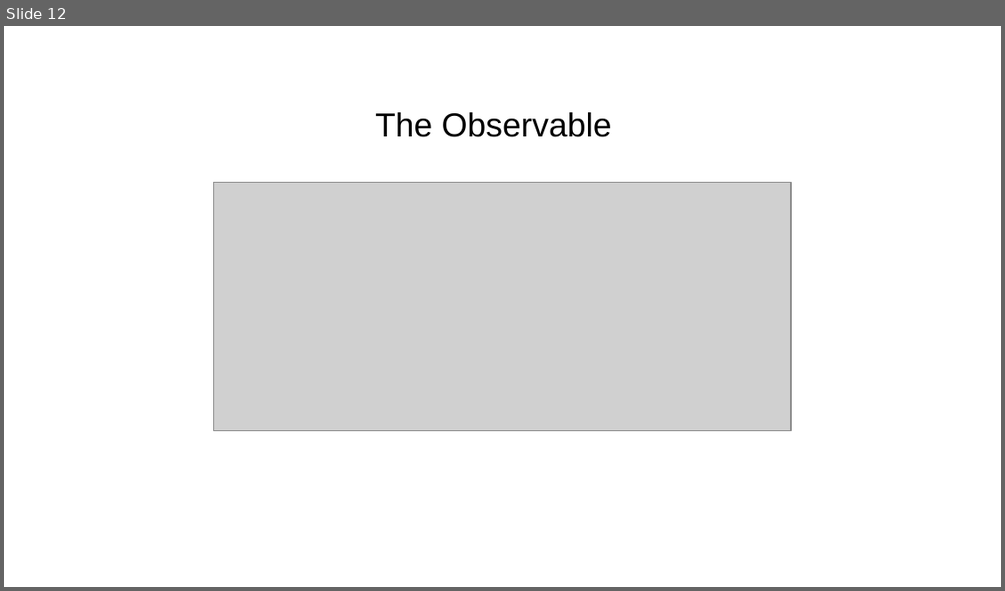
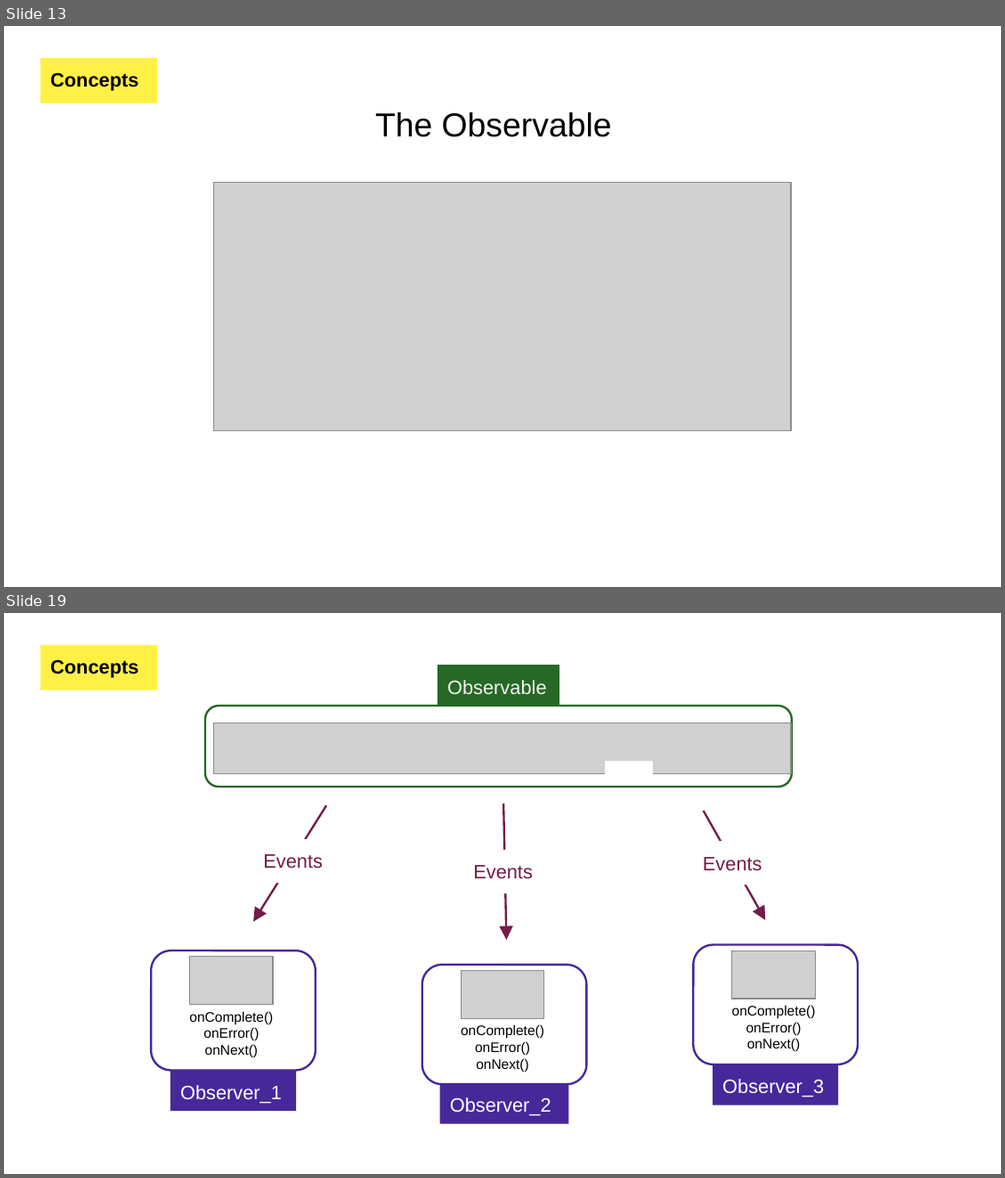
Before and after one commit to luciapayo/DroidconPresentation, a slide deck: Presentation/DroidconRx.potx.pptx. Shown one above the other, each under a label of ours: slide 12 before the commit, slides 13 and 19 after it; the slides between them are not shown. The pictures are 1005x591 and 1005x1178 pixels, drawn with LibreOffice and Linux fonts; fonts in the diff are those of the drawing; grey boxes stand for pictures; background and template pictures are left out. Boxes give left, top, right and bottom in pixels: in the first picture for what was removed or moved away, otherwise in the second. Text is boxed around its words. In the diff, an @@ line names an element or a change of style, - is before the commit and + after.

```diff
--- a/Presentation/DroidconRx.potx.pptx
+++ b/Presentation/DroidconRx.potx.pptx
@@ slide 19 added at <box>4,613,1001,1174</box>, background picture (left out) @@
@@ rectangle added at <box>40,645,157,690</box>, fill #FFF046, 14 pt, text #000000, bold @@
+Concepts
@@ group added at <box>205,665,792,787</box>: 2 rectangles, 1 rounded rectangle, 1 picture @@
+Observable
@@ arrow added from (326, 805) to (253, 921), #741B47 1.5 pt @@
@@ arrow added from (503, 803) to (506, 940), #741B47 1.5 pt @@
@@ arrow added from (703, 811) to (766, 920), #741B47 1.5 pt @@
@@ text added at <box>263,854,323,868</box>, 14 pt, text #741B47 @@
+Events
@@ text added at <box>473,865,533,879</box>, 14 pt, text #741B47 @@
+Events
@@ text added at <box>703,857,762,871</box>, 14 pt, text #741B47 @@
+Events
@@ rounded rectangle added at <box>151,951,315,1070</box>, outline #46289A 1.5 pt @@
@@ picture added at <box>189,956,272,1004</box> @@
@@ rounded rectangle added at <box>693,945,858,1064</box>, outline #46289A 1.5 pt @@
@@ picture added at <box>732,951,815,998</box> @@
@@ rounded rectangle added at <box>421,965,586,1085</box>, outline #46289A 1.5 pt @@
@@ picture added at <box>461,970,543,1018</box> @@
@@ text added at <box>189,1011,273,1057</box>, 10 pt, text #000000 @@
+onComplete()
+onError()
+onNext()
@@ text added at <box>732,1005,816,1052</box>, 10 pt, text #000000 @@
+onComplete()
+onError()
+onNext()
@@ text added at <box>461,1024,544,1071</box>, 10 pt, text #000000 @@
+onComplete()
+onError()
+onNext()
@@ rectangle added at <box>712,1064,838,1105</box>, fill #46289A, 14 pt, text #FFFFFF @@
+Observer_3
@@ rectangle added at <box>170,1070,296,1111</box>, fill #46289A, 14 pt, text #FFFFFF @@
+Observer_1
@@ rectangle added at <box>439,1083,568,1123</box>, fill #46289A, 14 pt, text #FFFFFF @@
+Observer_2
@@ what was slide 12 is now slide 13 @@
@@ slide 13 changed as well @@
@@ rectangle added at <box>40,58,157,103</box>, fill #FFF046, 14 pt, text #000000, bold @@
+Concepts
```
Also in this commit, not shown: 15 other slides changed, 37 other slides added, 9 slides removed, 6 other files.
